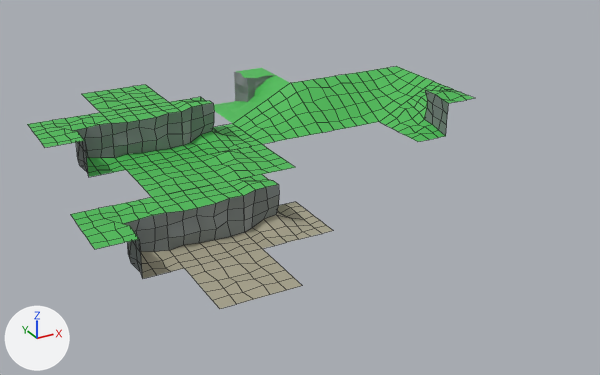
A saved change to the FBX model Assets/Resources/TileMeshes/CubicTerrain.fbx.
Both versions are drawn from a camera (50 mm lens) standing at (-13.6, -38.0, 16.8) and looking at (6.7, -1.2, -1.6). Arrows for +X, +Y and +Z are at lower left; the lights stay in place. Mesh edges are drawn as thin lines on the coarser meshes. Where no turn or scale is listed for an object, it has been applied to the vertices.

Names of what the first picture shows: 'BasicCliff', 'BasicCliffCornerInner', 'BasicCliffCornerOuter', 'BasicCliffToSlopeTransition', 'BasicFloor', 'BasicSlope', 'BasicSlopeCornerInner', 'BasicSlopeCornerOuter', 'SeaCliff', 'SeaCliffCornerInner', 'SeaCliffCornerOuter', 'SeaFloor'.
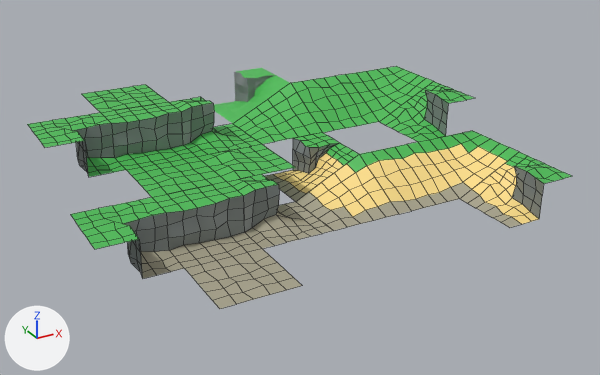
Location of each change, (x1, y1, x2, y2) in pixels of the pictures (600 x 375 px):
'SeaCliffToSlopeTransition', added
    after: (460, 152, 572, 227)
'SeaSlopeCornerOuter', added
    after: (296, 155, 399, 231)
'SeaSlope', added (yellow)
    after: (359, 142, 459, 214)
'SeaSlopeCornerInner', added
    after: (418, 131, 518, 199)
'SeaSlopeToCliffTransition', added
    after: (265, 133, 359, 201)

Diff of the bpy script that builds the scene:
```diff
--- a/Assets/Resources/TileMeshes/CubicTerrain.fbx.py
+++ b/Assets/Resources/TileMeshes/CubicTerrain.fbx.py
@@ me_seaclifftoslopetransition @@
+me_seaclifftoslopetransition.from_pydata(...)  # 79 vertices, 63 faces; spans x -200.0..200.0, y -200.0..25.0, z -200.0..200.0
+me_seaclifftoslopetransition.materials.append(mat_material_001)  # picture img_twilioquest_76_32x_png
@@ me_seaslopecornerouter @@
+me_seaslopecornerouter.from_pydata(...)  # 36 vertices, 25 faces; spans x -2.0..2.0, y -2.0..2.0, z -2.0..0.0
+me_seaslopecornerouter.materials.append(mat_material_001)  # picture img_twilioquest_76_32x_png
@@ me_seaslopetoclifftransition @@
+me_seaslopetoclifftransition.from_pydata(...)  # 79 vertices, 63 faces; spans x -2.0..2.0, y -2.0..2.0, z -2.0..0.1
+me_seaslopetoclifftransition.materials.append(mat_material_001)  # picture img_twilioquest_76_32x_png
@@ me_seaslopecornerinner @@
+me_seaslopecornerinner.from_pydata(...)  # 36 vertices, 25 faces; spans x -2.0..2.0, y -2.0..2.0, z -2.0..0.0
+me_seaslopecornerinner.materials.append(mat_material_001)  # picture img_twilioquest_76_32x_png
@@ me_seaslope @@
+me_seaslope.from_pydata(...)  # 36 vertices, 25 faces; spans x -2.0..2.0, y -2.0..2.0, z -2.0..0.0
+me_seaslope.materials.append(mat_material_001)  # picture img_twilioquest_76_32x_png
@@ ob_seaclifftoslopetransition @@
+ob_seaclifftoslopetransition = bpy.data.objects.new('SeaCliffToSlopeTransition', me_seaclifftoslopetransition)
+ob_seaclifftoslopetransition.location = (16.0, -8.0, 0.0)
+ob_seaclifftoslopetransition.rotation_euler = (-1.571, 0.0, -3.142)  # degrees (-90, 0, -180)
+ob_seaclifftoslopetransition.scale = (-0.01, -0.01, -0.01)
@@ ob_seaslopecornerouter @@
+ob_seaslopecornerouter = bpy.data.objects.new('SeaSlopeCornerOuter', me_seaslopecornerouter)
+ob_seaslopecornerouter.location = (8.0, -4.0, 0.0)
@@ ob_seaslopetoclifftransition @@
+ob_seaslopetoclifftransition = bpy.data.objects.new('SeaSlopeToCliffTransition', me_seaslopetoclifftransition)
+ob_seaslopetoclifftransition.location = (8.0, 0.0, 0.0)
@@ ob_seaslopecornerinner @@
+ob_seaslopecornerinner = bpy.data.objects.new('SeaSlopeCornerInner', me_seaslopecornerinner)
+ob_seaslopecornerinner.location = (16.0, -4.0, 0.0)
@@ ob_seaslope @@
+ob_seaslope = bpy.data.objects.new('SeaSlope', me_seaslope)
+ob_seaslope.location = (12.0, -4.0, 0.0)
```
